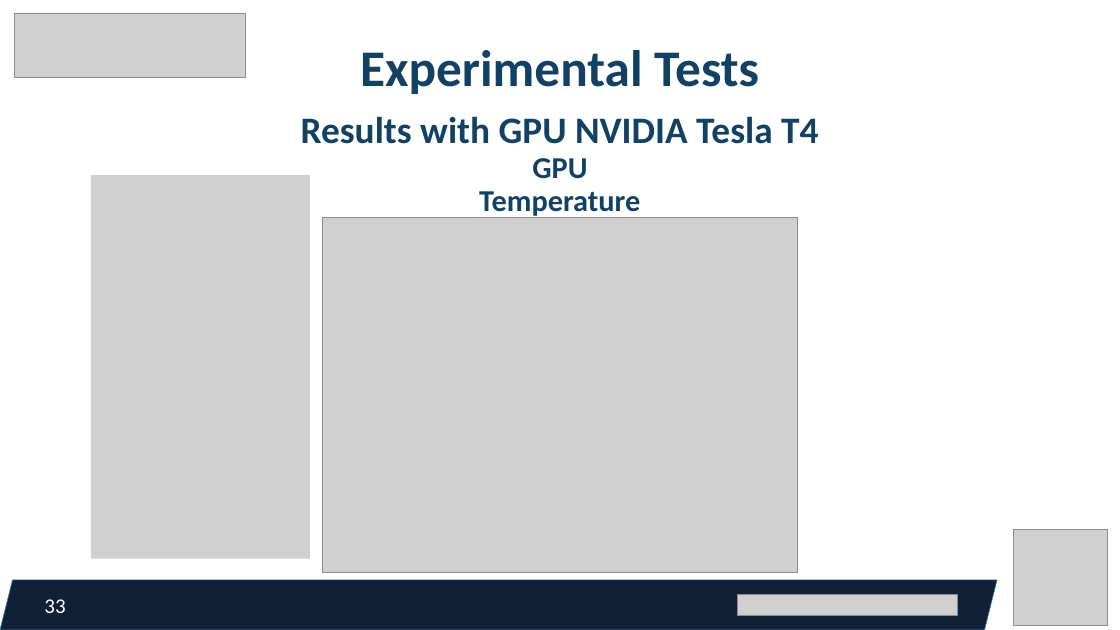
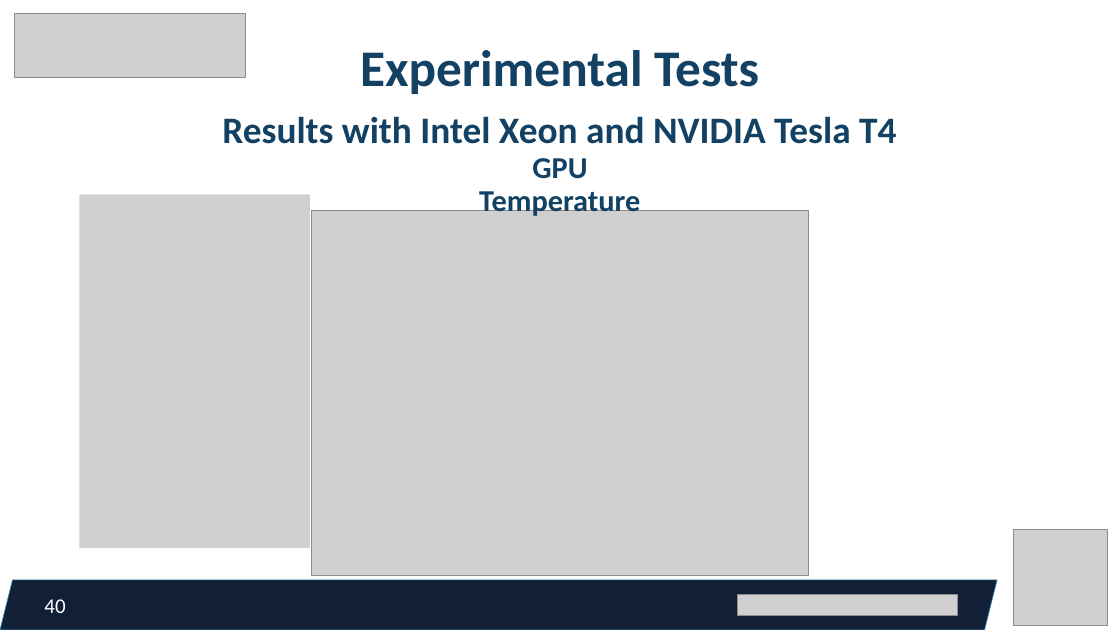
Before and after one commit to federicorossifr/eupilot-cini-mandown, a slide deck: slide 40 of pp_12_01_23.pptx (slide 33 before the commit). Drawn at 1120x630 pixels with LibreOffice and Linux fonts; fonts in the diff are those of the drawing; grey boxes stand for pictures. Boxes give left, top, right and bottom in pixels: in the first picture for what was removed or moved away, otherwise in the second. Text is boxed around its words. In the diff, an @@ line names an element or a change of style, - is before the commit and + after.

```diff
--- a/pp_12_01_23.pptx
+++ b/pp_12_01_23.pptx
@@ text at [222,116,896,144]: text changed @@
-Results with GPU NVIDIA Tesla T4
+Results with Intel Xeon and NVIDIA Tesla T4
@@ picture: place and size @@
-picture at [91,175,310,558]
+picture at [80,194,310,548]
@@ picture: place and size @@
-picture at [323,218,797,572]
+picture at [312,211,808,576]
@@ page number at [44,599,65,613]: text changed @@
-33
+40
```
Also in this commit, not shown: 10 other slides changed, 9 slides added.
